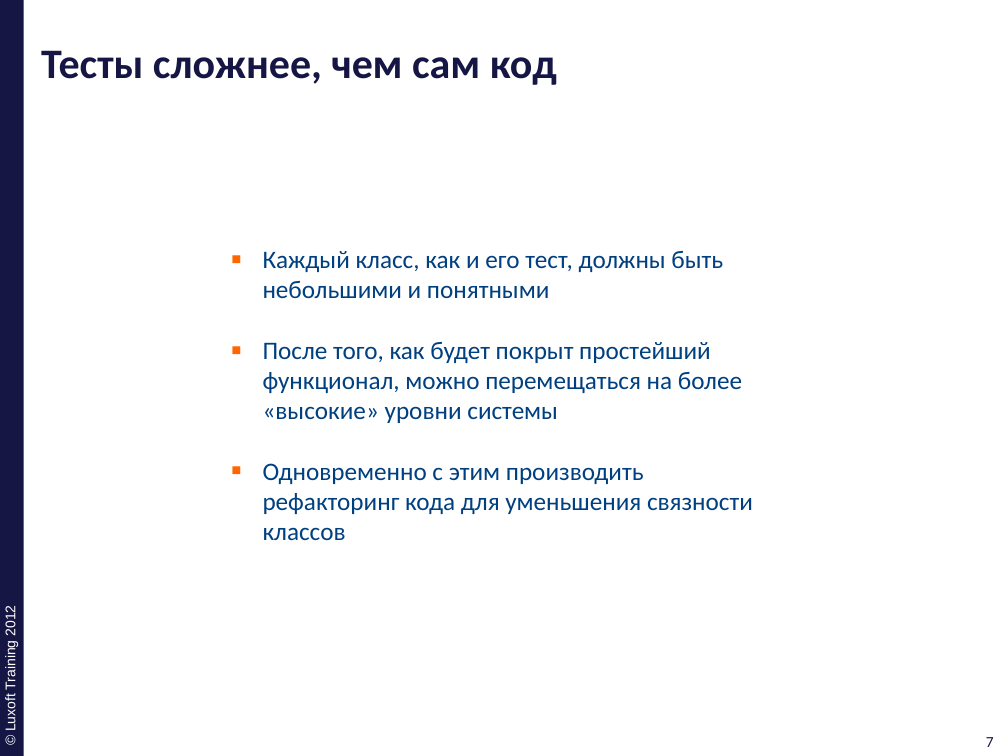
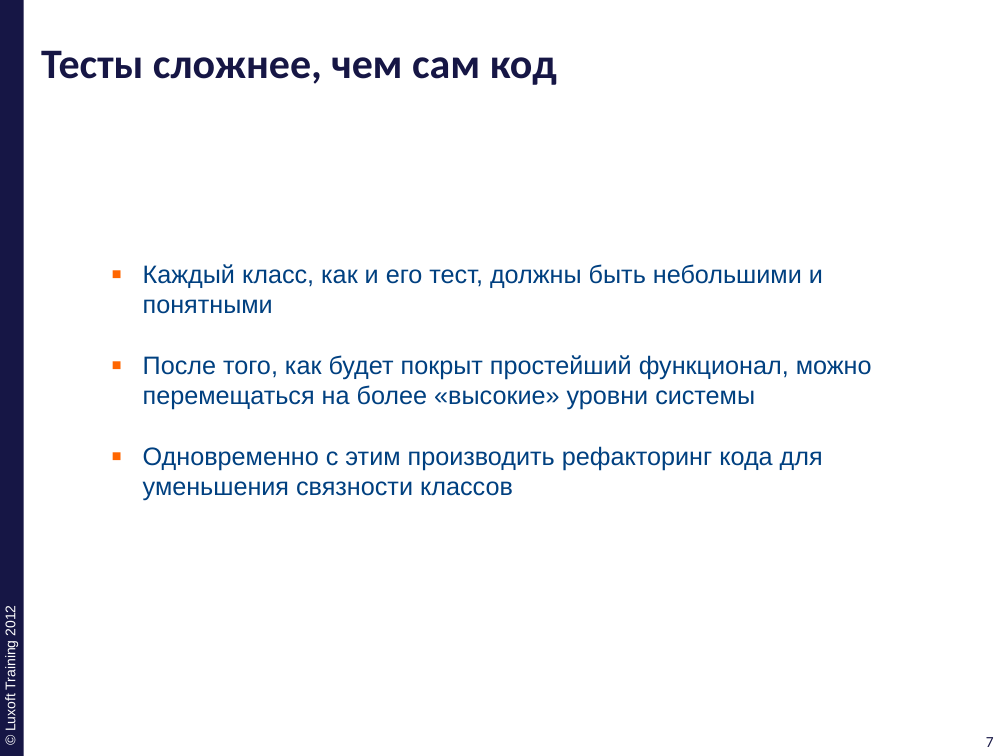
Before and after one commit to ivan-dyachenko/Trainings, a slide deck: slide 7 of Test Driven Development/materials/pptx/13. TDD-Evangelists.pptx. Drawn at 1008x756 pixels with LibreOffice and Linux fonts; fonts in the diff are those of the drawing; background and template pictures are left out. Boxes give left, top, right and bottom in pixels: in the first picture for what was removed or moved away, otherwise in the second. Text is boxed around its words. In the diff, an @@ line names an element or a change of style, - is before the commit and + after.

```diff
--- a/Test Driven Development/materials/pptx/13. TDD-Evangelists.pptx
+++ b/Test Driven Development/materials/pptx/13. TDD-Evangelists.pptx
@@ text "Каждый класс, как и его ...": place and size @@
-text "Каждый класс, как и его ..." at box(263, 251, 753, 541)
+text "Каждый класс, как и его ..." at box(143, 264, 872, 501)
@@ text "Каждый класс, как и его ..." at box(143, 264, 872, 501): font Calibri to Arial @@
```
Also in this commit, not shown: 14 other slides changed, 1 other file.
